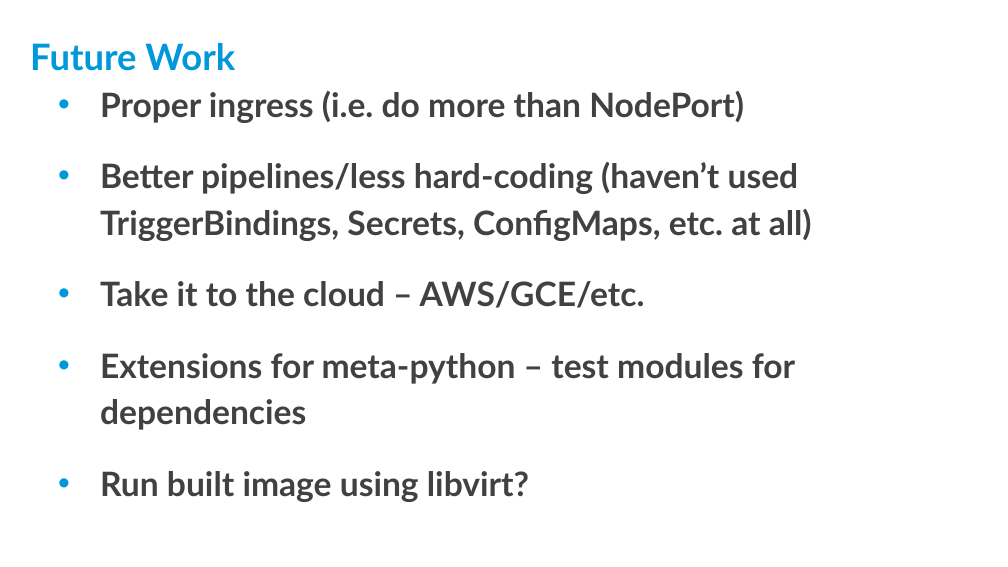
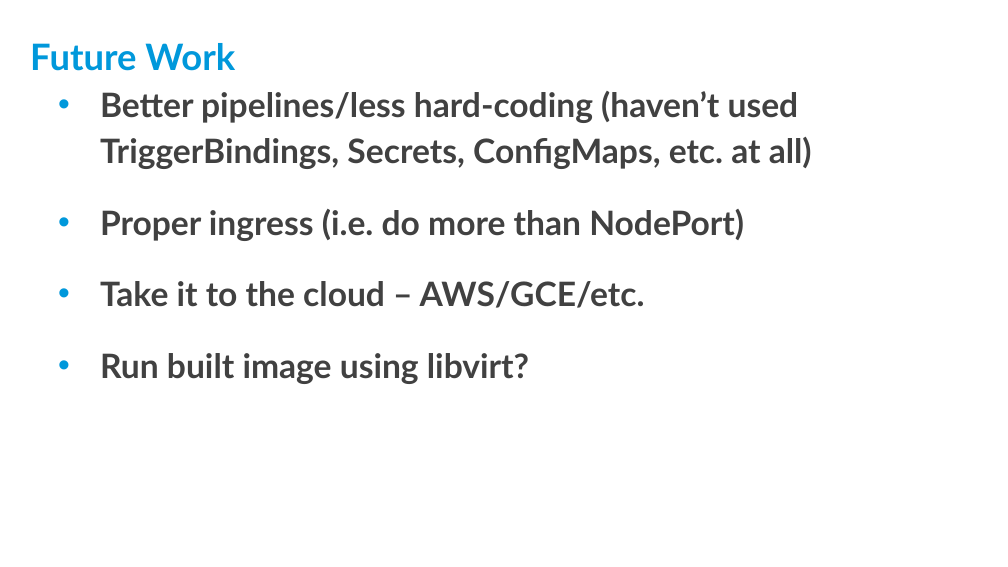
Before and after one commit to threexc/yocto-tekton, a slide deck: slide 30 of yddtalk/YP_DevDay_k8s_tekton.odp. Drawn at 1008x567 pixels with LibreOffice and Linux fonts; fonts in the diff are those of the drawing; background and template pictures are left out. Boxes give left, top, right and bottom in pixels: in the first picture for what was removed or moved away, otherwise in the second. Text is boxed around its words. In the diff, an @@ line names an element or a change of style, - is before the commit and + after.

```diff
--- a/yddtalk/YP_DevDay_k8s_tekton.odp
+++ b/yddtalk/YP_DevDay_k8s_tekton.odp
@@ text at [100, 91, 812, 169]: paragraph added @@
+• Better pipelines/less hard-coding (haven’t used TriggerBindings, Secrets, ConfigMaps, etc. at all)
@@ text at [100, 162, 812, 241]: paragraph removed @@
-• Better pipelines/less hard-coding (haven’t used TriggerBindings, Secrets, ConfigMaps, etc. at all)
@@ text at [100, 353, 795, 430]: paragraph removed @@
-• Extensions for meta-python – test modules for dependencies
```
Also in this commit, not shown: 7 other slides changed.
